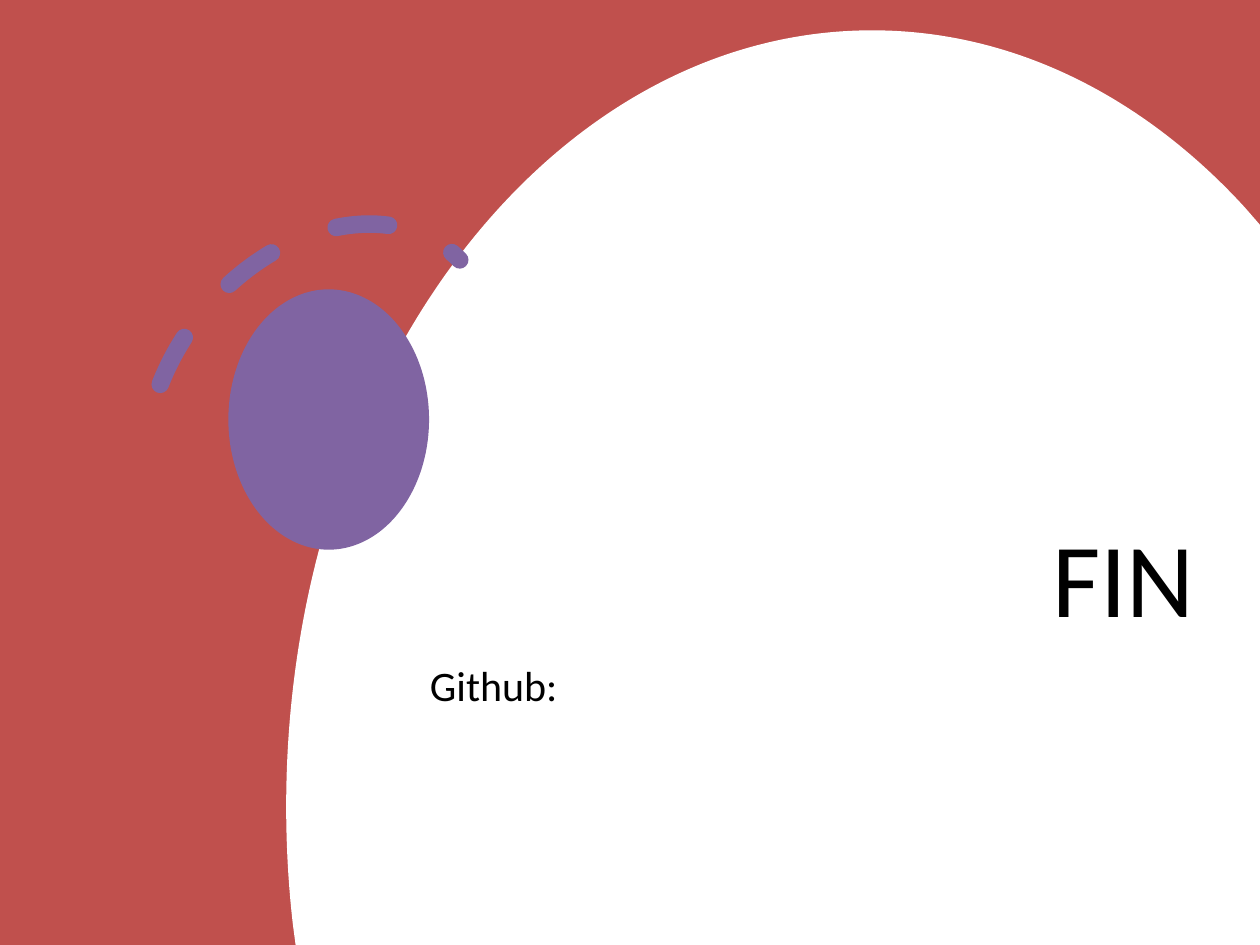
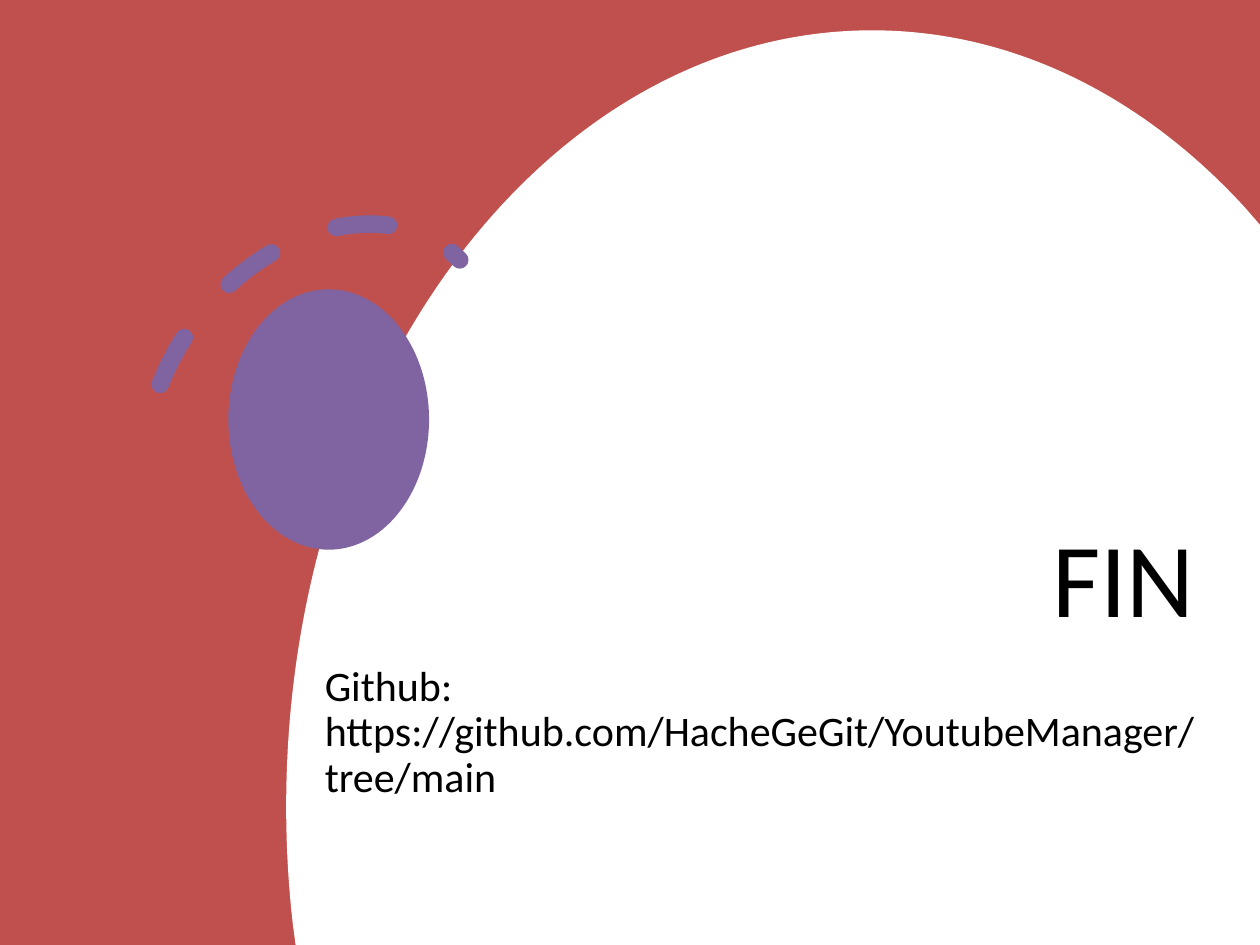
Before and after one commit to HacheGeGit/YoutubeManager, a slide deck: slide 14 of YouTubeManager_Presentation.pptx (slide 11 before the commit). Drawn at 1260x945 pixels with LibreOffice and Linux fonts; fonts in the diff are those of the drawing. Boxes give left, top, right and bottom in pixels: in the first picture for what was removed or moved away, otherwise in the second. Text is boxed around its words. In the diff, an @@ line names an element or a change of style, - is before the commit and + after.

```diff
--- a/YouTubeManager_Presentation.pptx
+++ b/YouTubeManager_Presentation.pptx
@@ text at (325,671,1194,794): text changed @@
-Github:
+Github: https://github.com/HacheGeGit/YoutubeManager/tree/main
```
Also in this commit, not shown: 1 other slide changed, 3 slides added.
